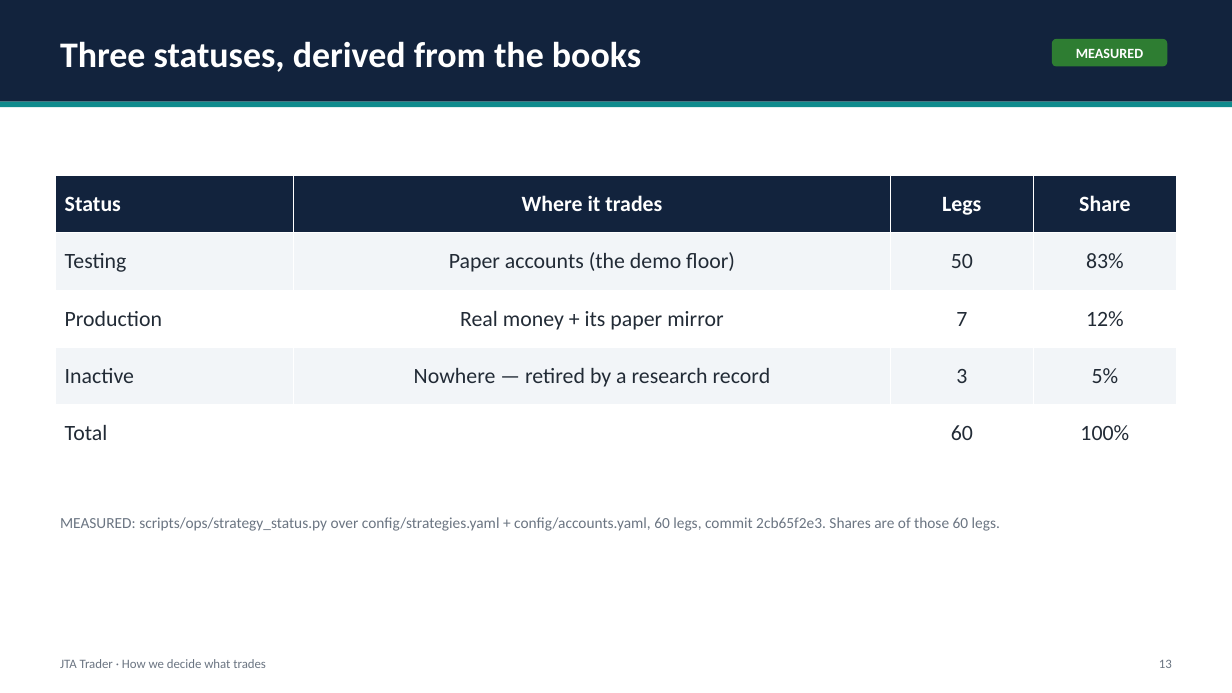
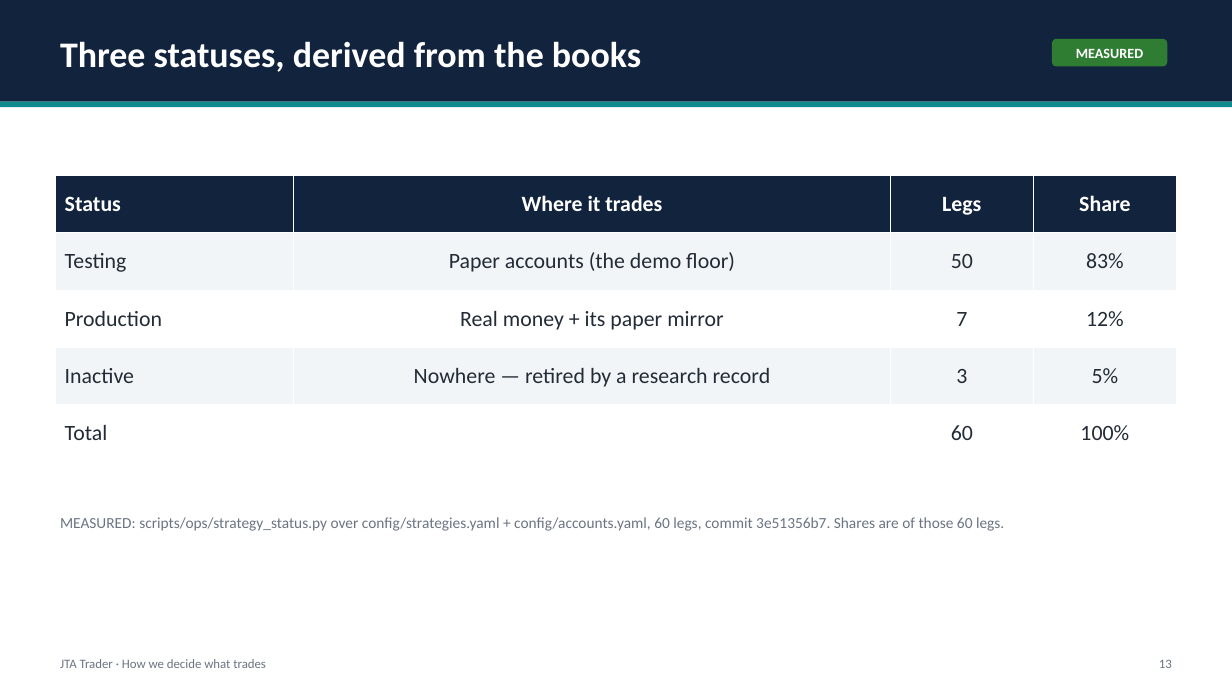
Before and after one commit to benbaichmankass/JTA-Trader, a slide deck: slide 13 of docs/pitch/jta-trader-pitch-deck.pptx. Drawn at 1232x693 pixels with LibreOffice and Linux fonts; fonts in the diff are those of the drawing. Boxes give left, top, right and bottom in pixels: in the first picture for what was removed or moved away, otherwise in the second. Text is boxed around its words. In the diff, an @@ line names an element or a change of style, - is before the commit and + after.

```diff
--- a/docs/pitch/jta-trader-pitch-deck.pptx
+++ b/docs/pitch/jta-trader-pitch-deck.pptx
@@ text at (60, 517, 1004, 531): text changed @@
-MEASURED: scripts/ops/strategy_status.py over config/strategies.yaml + config/accounts.yaml, 60 legs, commit 2cb65f2e3. Shares are of those 60 legs.
+MEASURED: scripts/ops/strategy_status.py over config/strategies.yaml + config/accounts.yaml, 60 legs, commit 3e51356b7. Shares are of those 60 legs.
```
Also in this commit, not shown: 7 other slides changed, 2 other files.
